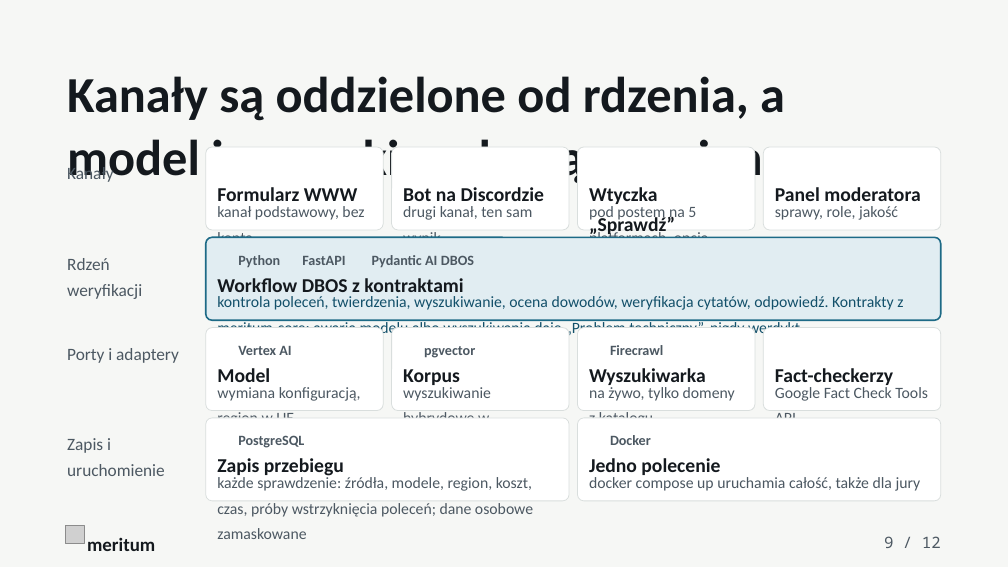
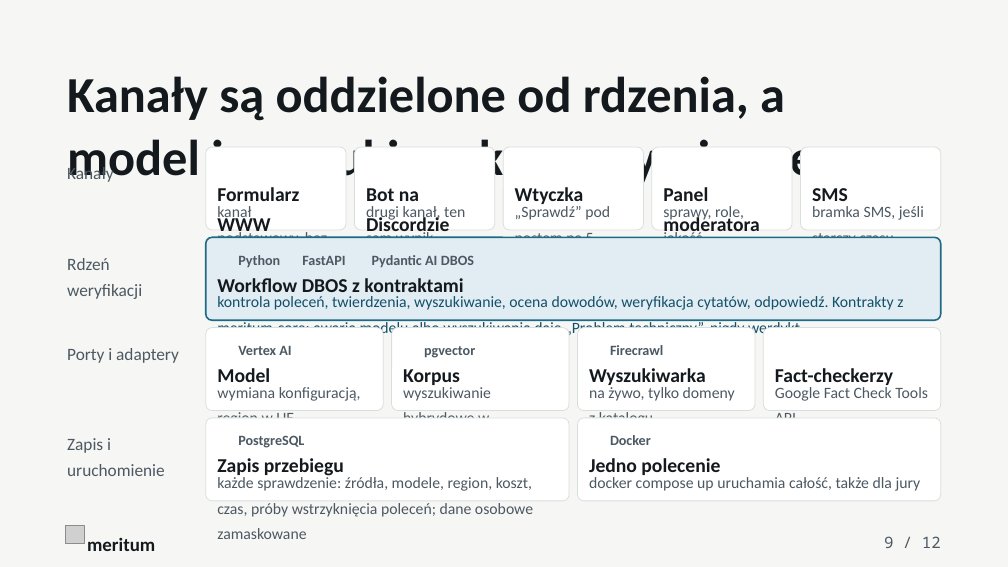
Before and after one commit to Meritum-HackNation2026/meritum-design-system, a slide deck: slide 9 of presentation/meritum-template.pptx. Drawn at 1008x567 pixels with LibreOffice and Linux fonts; fonts in the diff are those of the drawing; grey boxes stand for pictures; background and template pictures are left out. Boxes give left, top, right and bottom in pixels: in the first picture for what was removed or moved away, otherwise in the second. Text is boxed around its words. In the diff, an @@ line names an element or a change of style, - is before the commit and + after.

Commit message:
Slajd 6 pokazuje wszystkie kanały: stronę, Discorda, wtyczkę i SMS
Ten sam tekst o płaskiej Ziemi daje ten sam werdykt w czterech kolumnach: formularz na telefonie z kartą wyniku, bot na Discordzie po /sprawdz (odpowiedź prywatna, jak w backendzie), wtyczka pod postem i SMS z werdyktem i linkiem według copy/pl.json. Każdy kanał ma swój status: podstawowy, drugi, dodatkowy, SMS „jeśli starczy czasu”. Makiety Discorda i SMS-a są w shots/web.html i mają dopisek, że format odpowiedzi bota i link są przykładowe, bo bot zwraca dziś jeszcze komunikat startowy. Na slajdzie 9 doszedł kafelek SMS.

```diff
--- a/presentation/meritum-template.pptx
+++ b/presentation/meritum-template.pptx
@@ rounded rectangle: place and size @@
-rounded rectangle at <box>206,147,383,230</box>
+rounded rectangle at <box>206,147,346,230</box>
@@ rounded rectangle: place and size @@
-rounded rectangle at <box>392,147,569,230</box>
+rounded rectangle at <box>355,147,495,230</box>
@@ rounded rectangle added at <box>504,147,644,230</box>, fill #FFFFFF, outline #D9DEDD 0.75 pt @@
@@ rounded rectangle: place and size @@
-rounded rectangle at <box>578,147,755,230</box>
+rounded rectangle at <box>652,147,792,230</box>
@@ rounded rectangle: place and size @@
-rounded rectangle at <box>764,147,941,230</box>
+rounded rectangle at <box>801,147,941,230</box>
@@ text "Formularz WWW" rewrapped from <box>217,187,357,207</box> to <box>217,187,299,237</box> @@
@@ text "Bot na Discordzie" rewrapped from <box>403,187,545,207</box> to <box>366,188,449,237</box> @@
@@ text "Panel moderatora" rewrapped from <box>775,187,920,207</box> to <box>663,187,759,237</box> @@
@@ text "kanał podstawowy, bez konta" rewrapped from <box>217,206,364,220</box> to <box>217,206,327,267</box> @@
@@ text "drugi kanał, ten sam wynik" rewrapped from <box>403,206,532,220</box> to <box>366,206,465,238</box> @@
@@ text at <box>515,206,610,238</box>: text changed @@
-pod postem na 5 platformach, opcja
+„Sprawdź” pod postem na 5 platformach, opcja
@@ text at <box>515,187,584,207</box>: text changed @@
-Wtyczka „Sprawdź”
+Wtyczka
@@ text "sprawy, role, jakość" rewrapped from <box>775,206,898,220</box> to <box>663,206,744,238</box> @@
@@ text added at <box>812,188,848,207</box>, 18.8 pt, text #14191E, bold @@
+SMS
@@ text added at <box>812,206,924,238</box>, 15 pt, text #4C5862 @@
+bramka SMS, jeśli starczy czasu
```
Also in this commit, not shown: 1 slide added, 1 slide removed, 8 other files.
